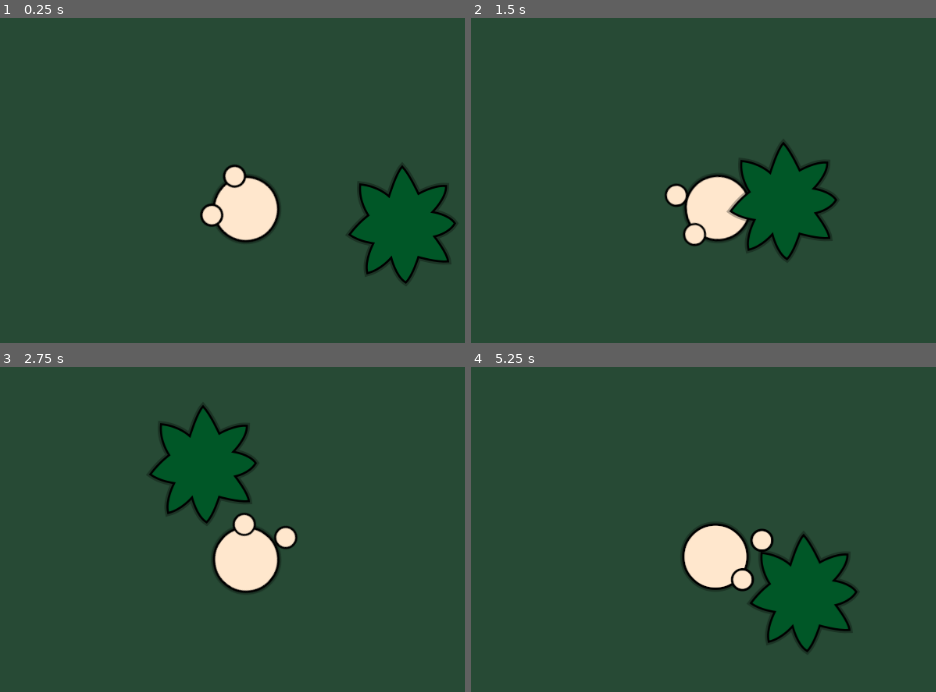
Above: before the commit, frames 1-4 (two rows, left to right).
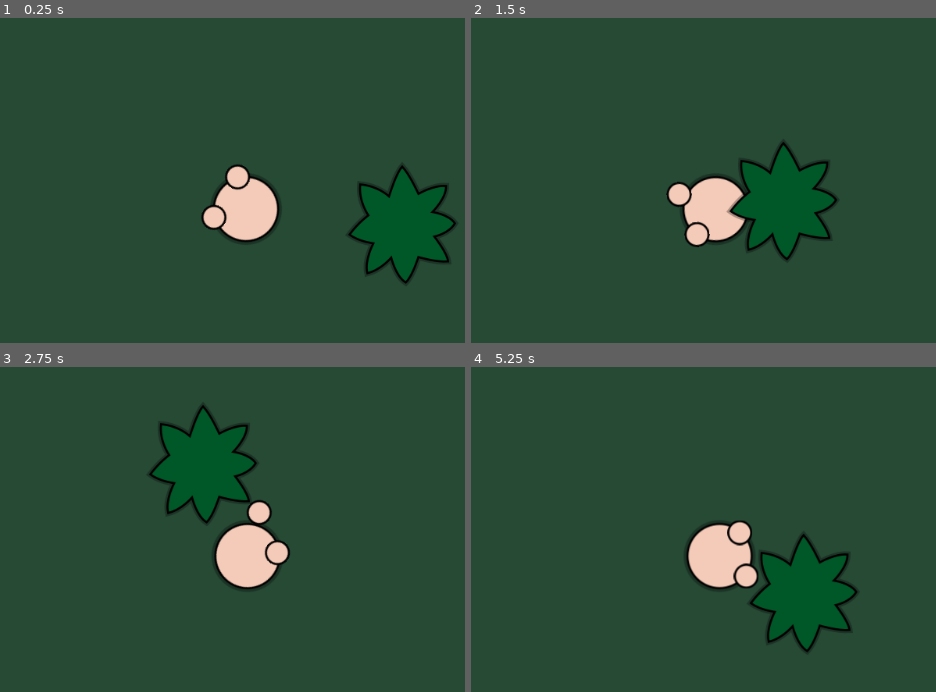
Above: after the commit, the same moments.

Repository: DRKblade/human-game
Game: Godot game, scene res://game-scene.tscn
Same seed, same stepped clock (60 frames per second), same inputs: the game is played once before the commit and once after it.
Inputs (mouse positions are in pixels of both pictures, inside the frame that each line leads up to):
- Up to frame 1 (0.25 s): no input
- Up to frame 2 (1.5 s): tap Enter at 0.5 s; move the mouse to (894, 187) at 0.52 s; press the mouse at (894, 187) at 0.53 s; hold Right (ui_right) 0.53-1.28 s; move the mouse to (554, 232) at 1.27 s; release the mouse at (554, 232) at 1.28 s; hold Down (ui_down) from 1.28 s (still down); click (554, 232) at 1.35 s
- Up to frame 3 (2.75 s): move the mouse to (325, 454) at 2.02 s; release Down (ui_down) at 2.03 s; press the mouse at (325, 454) at 2.03 s; hold Right (ui_right) from 2.03 s (still down)
- Up to frame 4 (5.25 s): move the mouse to (675, 653) at 2.77 s; release Right (ui_right) at 2.78 s; release the mouse at (675, 653) at 2.78 s; hold Up (ui_up) 2.78-3.53 s; click (675, 653) at 2.85 s; move the mouse to (outside the picture) at 3.52 s; press the mouse at (outside the picture) at 3.53 s; hold Left (ui_left) 3.53-5.03 s; move the mouse to (475, 487) at 4.27 s; release the mouse at (475, 487) at 4.28 s; click (475, 487) at 4.35 s; move the mouse to (759, 558) at 5.02 s; press the mouse at (759, 558) at 5.03 s; hold Down (ui_down) from 5.03 s (still down)

The runs differ from the first frame. In frame 1, 2.3% of the frame differs, in the area x 43-60%, y 44-69%; in frame 2, 2.5%; in frame 3, 3.2%, in the area x 45-65%, y 40-70%; in frame 4, 3.1%.

Commit message:
Add animation

Diff:
--- a/Player.gd
+++ b/Player.gd
@@ -6,30 +6,36 @@
 # punching
 var punch_change_hand = 0.8
 var punch_current_hand = true
+var punch_queued = false
 
 var direction = Vector2()
 var velocity = Vector2()
 
 func _ready():
-    $spr.connect("animation_finished", self, "on_finished")
+	$anim.play("idle")
 
-func on_finished():
-	$spr.playing=false
-	print("ended")
+func _anim_process():
+	print("check")
+	if direction != Vector2.ZERO:
+		$anim.current_animation = "move"
+	if direction == Vector2.ZERO:
+		$anim.current_animation = "idle"
+	if Input.is_action_pressed("game_click") or punch_queued:
+		$anim.play("punch1" if punch_current_hand else "punch2")
+		if randf() < punch_change_hand:
+			punch_current_hand = !punch_current_hand
+		print("punch")
+		$audio.play()
+		punch_queued = false
+
 
 func _physics_process(delta):
 	direction.x = int(Input.is_action_pressed("ui_right")) - int(Input.is_action_pressed("ui_left"))
 	direction.y = int(Input.is_action_pressed("ui_down")) - int(Input.is_action_pressed("ui_up"))
 	velocity = direction * speed
 	move_and_slide(velocity, Vector2(0, -1))
-	if Input.is_action_pressed("game_click") and !$spr.playing:
-		$spr.animation = "punch1" if punch_current_hand else "punch2"
-		if randf() < punch_change_hand:
-			punch_current_hand = !punch_current_hand
-		$spr.playing = true
-		$spr.frame = 0
-		print("punch")
-		$audio.play()
 
 func _process(delta):
 	look_at(get_global_mouse_position())
+	if Input.is_action_just_pressed("game_click"):
+		punch_queued = true
--- /dev/null
+++ b/Player.tres
@@ -0,0 +1,65 @@
+[gd_resource type="Animation" format=2]
+
+[resource]
+length = 0.5
+step = 0.05
+tracks/0/type = "bezier"
+tracks/0/path = NodePath("body/hand1:position:x")
+tracks/0/interp = 1
+tracks/0/loop_wrap = true
+tracks/0/imported = false
+tracks/0/enabled = true
+tracks/0/keys = {
+"points": PoolRealArray( -30, -0.125, 0, 0.125, 0, -16.75, -0.125, 0, 0.125, 0, -30, -0.125, 0, 0.125, 0 ),
+"times": PoolRealArray( 0, 0.25, 0.5 )
+}
+tracks/1/type = "bezier"
+tracks/1/path = NodePath("body/hand1:position:y")
+tracks/1/interp = 1
+tracks/1/loop_wrap = true
+tracks/1/imported = false
+tracks/1/enabled = true
+tracks/1/keys = {
+"points": PoolRealArray( 30, -0.125, 0, 0.125, 0, 53.82, -0.125, 0, 0.125, 0, 30, -0.125, 0, 0.125, 0 ),
+"times": PoolRealArray( 0, 0.25, 0.5 )
+}
+tracks/2/type = "bezier"
+tracks/2/path = NodePath("body/hand2:position:x")
+tracks/2/interp = 1
+tracks/2/loop_wrap = true
+tracks/2/imported = false
+tracks/2/enabled = true
+tracks/2/keys = {
+"points": PoolRealArray( 30, -0.125, 0, 0.125, 0, 26, -0.125, 0, 0.125, 0, 30, -0.125, 0, 0.125, 0 ),
+"times": PoolRealArray( 0, 0.25, 0.5 )
+}
+tracks/3/type = "bezier"
+tracks/3/path = NodePath("body/hand2:position:y")
+tracks/3/interp = 1
+tracks/3/loop_wrap = true
+tracks/3/imported = false
+tracks/3/enabled = true
+tracks/3/keys = {
+"points": PoolRealArray( 30, -0.125, 0, 0.125, 0, 26, -0.125, 0, 0.125, 0, 30, -0.125, 0, 0.125, 0 ),
+"times": PoolRealArray( 0, 0.25, 0.5 )
+}
+tracks/4/type = "bezier"
+tracks/4/path = NodePath("body:position:y")
+tracks/4/interp = 1
+tracks/4/loop_wrap = true
+tracks/4/imported = false
+tracks/4/enabled = true
+tracks/4/keys = {
+"points": PoolRealArray( 0, -0.125, 0, 0.125, 0 ),
+"times": PoolRealArray( 0 )
+}
+tracks/5/type = "bezier"
+tracks/5/path = NodePath("body:position:x")
+tracks/5/interp = 1
+tracks/5/loop_wrap = true
+tracks/5/imported = false
+tracks/5/enabled = true
+tracks/5/keys = {
+"points": PoolRealArray( 0, -0.125, 0, 0.125, 0, 4, -0.125, 0, 0.125, 0, 0, -0.125, 0, 0.125, 0 ),
+"times": PoolRealArray( 0, 0.25, 0.5 )
+}
--- a/Player.tscn
+++ b/Player.tscn
@@ -1,88 +1,297 @@
-[gd_scene load_steps=54 format=2]
+[gd_scene load_steps=12 format=2]
 
 [ext_resource path="res://Player.gd" type="Script" id=1]
-[ext_resource path="res://Animations/character.png" type="Texture" id=2]
-[ext_resource path="res://Animations/Punch1/character.0000.png" type="Texture" id=3]
-[ext_resource path="res://Animations/Punch1/character.0001.png" type="Texture" id=4]
-[ext_resource path="res://Animations/Punch1/character.0002.png" type="Texture" id=5]
-[ext_resource path="res://Animations/Punch1/character.0003.png" type="Texture" id=6]
-[ext_resource path="res://Animations/Punch1/character.0004.png" type="Texture" id=7]
-[ext_resource path="res://Animations/Punch1/character.0005.png" type="Texture" id=8]
-[ext_resource path="res://Animations/Punch1/character.0006.png" type="Texture" id=9]
-[ext_resource path="res://Animations/Punch1/character.0007.png" type="Texture" id=10]
-[ext_resource path="res://Animations/Punch1/character.0008.png" type="Texture" id=11]
-[ext_resource path="res://Animations/Punch1/character.0009.png" type="Texture" id=12]
-[ext_resource path="res://Animations/Punch1/character.0010.png" type="Texture" id=13]
-[ext_resource path="res://Animations/Punch1/character.0011.png" type="Texture" id=14]
-[ext_resource path="res://Animations/Punch1/character.0012.png" type="Texture" id=15]
-[ext_resource path="res://Animations/Punch1/character.0013.png" type="Texture" id=16]
-[ext_resource path="res://Animations/Punch1/character.0014.png" type="Texture" id=17]
-[ext_resource path="res://Animations/Punch1/character.0015.png" type="Texture" id=18]
-[ext_resource path="res://Animations/Punch1/character.0016.png" type="Texture" id=19]
-[ext_resource path="res://Animations/Punch1/character.0017.png" type="Texture" id=20]
-[ext_resource path="res://Animations/Punch1/character.0018.png" type="Texture" id=21]
-[ext_resource path="res://Animations/Punch1/character.0019.png" type="Texture" id=22]
-[ext_resource path="res://Animations/Punch1/character.0020.png" type="Texture" id=23]
-[ext_resource path="res://Animations/Punch1/character.0021.png" type="Texture" id=24]
-[ext_resource path="res://Animations/Punch1/character.0022.png" type="Texture" id=25]
-[ext_resource path="res://Animations/Punch1/character.0023.png" type="Texture" id=26]
-[ext_resource path="res://Animations/Punch2/character.0024.png" type="Texture" id=27]
-[ext_resource path="res://Animations/Punch2/character.0025.png" type="Texture" id=28]
-[ext_resource path="res://Animations/Punch2/character.0026.png" type="Texture" id=29]
-[ext_resource path="res://Animations/Punch2/character.0027.png" type="Texture" id=30]
-[ext_resource path="res://Animations/Punch2/character.0028.png" type="Texture" id=31]
-[ext_resource path="res://Animations/Punch2/character.0029.png" type="Texture" id=32]
-[ext_resource path="res://Animations/Punch2/character.0030.png" type="Texture" id=33]
-[ext_resource path="res://Animations/Punch2/character.0031.png" type="Texture" id=34]
-[ext_resource path="res://Animations/Punch2/character.0032.png" type="Texture" id=35]
-[ext_resource path="res://Animations/Punch2/character.0033.png" type="Texture" id=36]
-[ext_resource path="res://Animations/Punch2/character.0034.png" type="Texture" id=37]
-[ext_resource path="res://Animations/Punch2/character.0035.png" type="Texture" id=38]
-[ext_resource path="res://Animations/Punch2/character.0036.png" type="Texture" id=39]
-[ext_resource path="res://Animations/Punch2/character.0037.png" type="Texture" id=40]
-[ext_resource path="res://Animations/Punch2/character.0038.png" type="Texture" id=41]
-[ext_resource path="res://Animations/Punch2/character.0039.png" type="Texture" id=42]
-[ext_resource path="res://Animations/Punch2/character.0040.png" type="Texture" id=43]
-[ext_resource path="res://Animations/Punch2/character.0041.png" type="Texture" id=44]
-[ext_resource path="res://Animations/Punch2/character.0042.png" type="Texture" id=45]
-[ext_resource path="res://Animations/Punch2/character.0043.png" type="Texture" id=46]
-[ext_resource path="res://Animations/Punch2/character.0044.png" type="Texture" id=47]
-[ext_resource path="res://Animations/Punch2/character.0045.png" type="Texture" id=48]
-[ext_resource path="res://Animations/Punch2/character.0046.png" type="Texture" id=49]
-[ext_resource path="res://Animations/Punch2/character.0047.png" type="Texture" id=50]
-[ext_resource path="res://whoosh.wav" type="AudioStream" id=51]
-
-[sub_resource type="SpriteFrames" id=1]
-animations = [ {
-"frames": [ ExtResource( 2 ) ],
-"loop": true,
-"name": "default",
-"speed": 5.0
+[ext_resource path="res://character-body.svg" type="Texture" id=2]
+[ext_resource path="res://character-hand.svg" type="Texture" id=3]
+[ext_resource path="res://whoosh.wav" type="AudioStream" id=4]
+
+[sub_resource type="CircleShape2D" id=1]
+
+[sub_resource type="CircleShape2D" id=2]
+
+[sub_resource type="CircleShape2D" id=3]
+
+[sub_resource type="Animation" id=4]
+resource_name = "idle"
+length = 0.1
+loop = true
+step = 0.05
+tracks/0/type = "value"
+tracks/0/path = NodePath("body:position")
+tracks/0/interp = 1
+tracks/0/loop_wrap = true
+tracks/0/imported = false
+tracks/0/enabled = true
+tracks/0/keys = {
+"times": PoolRealArray( 9.30205e-05 ),
+"transitions": PoolRealArray( 1 ),
+"update": 0,
+"values": [ Vector2( 0, 0 ) ]
+}
+tracks/1/type = "value"
+tracks/1/path = NodePath("body/hand1:position")
+tracks/1/interp = 1
+tracks/1/loop_wrap = true
+tracks/1/imported = false
+tracks/1/enabled = true
+tracks/1/keys = {
+"times": PoolRealArray( 9.30205e-05 ),
+"transitions": PoolRealArray( 1 ),
+"update": 0,
+"values": [ Vector2( -30, 30 ) ]
+}
+tracks/2/type = "value"
+tracks/2/path = NodePath("body/hand2:position")
+tracks/2/interp = 1
+tracks/2/loop_wrap = true
+tracks/2/imported = false
+tracks/2/enabled = true
+tracks/2/keys = {
+"times": PoolRealArray( 9.30205e-05 ),
+"transitions": PoolRealArray( 1 ),
+"update": 0,
+"values": [ Vector2( 30, 30 ) ]
+}
+tracks/3/type = "method"
+tracks/3/path = NodePath(".")
+tracks/3/interp = 1
+tracks/3/loop_wrap = true
+tracks/3/imported = false
+tracks/3/enabled = true
+tracks/3/keys = {
+"times": PoolRealArray( 0 ),
+"transitions": PoolRealArray( 1 ),
+"values": [ {
+"args": [  ],
+"method": "_anim_process"
+} ]
+}
+
+[sub_resource type="Animation" id=5]
+resource_name = "move"
+length = 0.8
+loop = true
+tracks/0/type = "value"
+tracks/0/path = NodePath("body:position")
+tracks/0/interp = 1
+tracks/0/loop_wrap = true
+tracks/0/imported = false
+tracks/0/enabled = true
+tracks/0/keys = {
+"times": PoolRealArray( 9.30205e-05, 0.2, 0.4, 0.6, 0.8 ),
+"transitions": PoolRealArray( 1, 1, 1, 1, 1 ),
+"update": 0,
+"values": [ Vector2( 0, 0 ), Vector2( 4, -3 ), Vector2( 0, 0 ), Vector2( 4, -3 ), Vector2( 0, 0 ) ]
+}
+tracks/1/type = "value"
+tracks/1/path = NodePath("body/hand1:position")
+tracks/1/interp = 1
+tracks/1/loop_wrap = true
+tracks/1/imported = false
+tracks/1/enabled = true
+tracks/1/keys = {
+"times": PoolRealArray( 9.30205e-05, 0.2, 0.4, 0.6, 0.8 ),
+"transitions": PoolRealArray( 1, 1, 1, 1, 1 ),
+"update": 0,
+"values": [ Vector2( -30, 30 ), Vector2( -25, 35 ), Vector2( -30, 30 ), Vector2( -30, 25 ), Vector2( -30, 30 ) ]
+}
+tracks/2/type = "value"
+tracks/2/path = NodePath("body/hand2:position")
+tracks/2/interp = 1
+tracks/2/loop_wrap = true
+tracks/2/imported = false
+tracks/2/enabled = true
+tracks/2/keys = {
+"times": PoolRealArray( 9.30205e-05, 0.2, 0.4, 0.6, 0.8 ),
+"transitions": PoolRealArray( 1, 1, 1, 1, 1 ),
+"update": 0,
+"values": [ Vector2( 30, 30 ), Vector2( 30, 25 ), Vector2( 30, 30 ), Vector2( 25, 35 ), Vector2( 30, 30 ) ]
+}
+tracks/3/type = "method"
+tracks/3/path = NodePath(".")
+tracks/3/interp = 1
+tracks/3/loop_wrap = true
+tracks/3/imported = false
+tracks/3/enabled = true
+tracks/3/keys = {
+"times": PoolRealArray( 0, 0.4 ),
+"transitions": PoolRealArray( 1, 1 ),
+"values": [ {
+"args": [  ],
+"method": "_anim_process"
 }, {
-"frames": [ ExtResource( 3 ), ExtResource( 4 ), ExtResource( 5 ), ExtResource( 6 ), ExtResource( 7 ), ExtResource( 8 ), ExtResource( 9 ), ExtResource( 10 ), ExtResource( 11 ), ExtResource( 12 ), ExtResource( 13 ), ExtResource( 14 ), ExtResource( 15 ), ExtResource( 16 ), ExtResource( 17 ), ExtResource( 18 ), ExtResource( 19 ), ExtResource( 20 ), ExtResource( 21 ), ExtResource( 22 ), ExtResource( 23 ), ExtResource( 24 ), ExtResource( 25 ), ExtResource( 26 ) ],
-"loop": false,
-"name": "punch1",
-"speed": 60.0
-}, {
-"frames": [ ExtResource( 27 ), ExtResource( 28 ), ExtResource( 29 ), ExtResource( 30 ), ExtResource( 31 ), ExtResource( 32 ), ExtResource( 33 ), ExtResource( 34 ), ExtResource( 35 ), ExtResource( 36 ), ExtResource( 37 ), ExtResource( 38 ), ExtResource( 39 ), ExtResource( 40 ), ExtResource( 41 ), ExtResource( 42 ), ExtResource( 43 ), ExtResource( 44 ), ExtResource( 45 ), ExtResource( 46 ), ExtResource( 47 ), ExtResource( 48 ), ExtResource( 49 ), ExtResource( 50 ) ],
-"loop": false,
-"name": "punch2",
-"speed": 60.0
-} ]
-
-[sub_resource type="CircleShape2D" id=2]
+"args": [  ],
+"method": "_anim_process"
+} ]
+}
+
+[sub_resource type="Animation" id=6]
+resource_name = "punch1"
+length = 0.4
+loop = true
+tracks/0/type = "value"
+tracks/0/path = NodePath("body:position")
+tracks/0/interp = 2
+tracks/0/loop_wrap = true
+tracks/0/imported = false
+tracks/0/enabled = true
+tracks/0/keys = {
+"times": PoolRealArray( 0, 0.2, 0.4 ),
+"transitions": PoolRealArray( 1, 1, 1 ),
+"update": 0,
+"values": [ Vector2( 0, 0 ), Vector2( 4, 0 ), Vector2( 0, 0 ) ]
+}
+tracks/1/type = "value"
+tracks/1/path = NodePath("body/hand1:position")
+tracks/1/interp = 2
+tracks/1/loop_wrap = true
+tracks/1/imported = false
+tracks/1/enabled = true
+tracks/1/keys = {
+"times": PoolRealArray( 0, 0.2, 0.4 ),
+"transitions": PoolRealArray( 1, 1, 1 ),
+"update": 0,
+"values": [ Vector2( -30, 30 ), Vector2( -20, 60 ), Vector2( -30, 30 ) ]
+}
+tracks/2/type = "value"
+tracks/2/path = NodePath("body/hand2:position")
+tracks/2/interp = 2
+tracks/2/loop_wrap = true
+tracks/2/imported = false
+tracks/2/enabled = true
+tracks/2/keys = {
+"times": PoolRealArray( 0, 0.2, 0.4 ),
+"transitions": PoolRealArray( 1, 1, 1 ),
+"update": 0,
+"values": [ Vector2( 30, 30 ), Vector2( 27, 26 ), Vector2( 30, 30 ) ]
+}
+tracks/3/type = "method"
+tracks/3/path = NodePath(".")
+tracks/3/interp = 1
+tracks/3/loop_wrap = true
+tracks/3/imported = false
+tracks/3/enabled = true
+tracks/3/keys = {
+"times": PoolRealArray( 0.4 ),
+"transitions": PoolRealArray( 1 ),
+"values": [ {
+"args": [  ],
+"method": "_anim_process"
+} ]
+}
+
+[sub_resource type="Animation" id=7]
+resource_name = "punch2"
+length = 0.4
+loop = true
+tracks/0/type = "value"
+tracks/0/path = NodePath("body:position")
+tracks/0/interp = 2
+tracks/0/loop_wrap = true
+tracks/0/imported = false
+tracks/0/enabled = true
+tracks/0/keys = {
+"times": PoolRealArray( 0, 0.2, 0.4 ),
+"transitions": PoolRealArray( 1, 1, 1 ),
+"update": 0,
+"values": [ Vector2( 0, 0 ), Vector2( 4, 0 ), Vector2( 0, 0 ) ]
+}
+tracks/1/type = "value"
+tracks/1/path = NodePath("body/hand2:position")
+tracks/1/interp = 2
+tracks/1/loop_wrap = true
+tracks/1/imported = false
+tracks/1/enabled = true
+tracks/1/keys = {
+"times": PoolRealArray( 0, 0.2, 0.4 ),
+"transitions": PoolRealArray( 1, 1, 1 ),
+"update": 0,
+"values": [ Vector2( 30, 30 ), Vector2( 20, 60 ), Vector2( 30, 30 ) ]
+}
+tracks/2/type = "value"
+tracks/2/path = NodePath("body/hand1:position")
+tracks/2/interp = 2
+tracks/2/loop_wrap = true
+tracks/2/imported = false
+tracks/2/enabled = true
+tracks/2/keys = {
+"times": PoolRealArray( 0, 0.2, 0.4 ),
+"transitions": PoolRealArray( 1, 1, 1 ),
+"update": 0,
+"values": [ Vector2( -30, 30 ), Vector2( -27, 26 ), Vector2( -30, 30 ) ]
+}
+tracks/3/type = "method"
+tracks/3/path = NodePath(".")
+tracks/3/interp = 1
+tracks/3/loop_wrap = true
+tracks/3/imported = false
+tracks/3/enabled = true
+tracks/3/keys = {
+"times": PoolRealArray( 0.4 ),
+"transitions": PoolRealArray( 1 ),
+"values": [ {
+"args": [  ],
+"method": "_anim_process"
+} ]
+}
 
 [node name="Player" type="KinematicBody2D"]
 script = ExtResource( 1 )
 
-[node name="spr" type="AnimatedSprite" parent="."]
-position = Vector2( 12.13, 0 )
-rotation = -1.5708
-frames = SubResource( 1 )
-
-[node name="col" type="CollisionShape2D" parent="."]
+[node name="body" type="Area2D" parent="."]
+rotation = -1.5708
+collision_layer = 2
+collision_mask = 2
+
+[node name="spr" type="Sprite" parent="body"]
+rotation = -1.5708
+texture = ExtResource( 2 )
+
+[node name="hit-col" type="CollisionShape2D" parent="body"]
+visible = false
+rotation = -1.5708
 scale = Vector2( 4, 4 )
+shape = SubResource( 1 )
+
+[node name="hand1" type="KinematicBody2D" parent="body"]
+position = Vector2( -30, 30 )
+rotation = -1.5708
+collision_layer = 2
+collision_mask = 2
+
+[node name="spr" type="Sprite" parent="body/hand1"]
+texture = ExtResource( 3 )
+
+[node name="col" type="CollisionShape2D" parent="body/hand1"]
+visible = false
+scale = Vector2( 1.33, 1.33 )
 shape = SubResource( 2 )
 
+[node name="hand2" type="KinematicBody2D" parent="body"]
+position = Vector2( 30, 30 )
+rotation = -1.5708
+collision_layer = 2
+collision_mask = 2
+
+[node name="spr" type="Sprite" parent="body/hand2"]
+texture = ExtResource( 3 )
+
+[node name="col" type="CollisionShape2D" parent="body/hand2"]
+visible = false
+scale = Vector2( 1.33, 1.33 )
+shape = SubResource( 2 )
+
 [node name="audio" type="AudioStreamPlayer2D" parent="."]
-stream = ExtResource( 51 )
+position = Vector2( -5.88882, 7.91311 )
+stream = ExtResource( 4 )
+
+[node name="movement-col" type="CollisionShape2D" parent="."]
+visible = false
+scale = Vector2( 4, 4 )
+shape = SubResource( 3 )
+
+[node name="anim" type="AnimationPlayer" parent="."]
+anims/idle = SubResource( 4 )
+anims/move = SubResource( 5 )
+anims/punch1 = SubResource( 6 )
+anims/punch2 = SubResource( 7 )
--- a/character-body.svg
+++ b/character-body.svg
@@ -27,7 +27,7 @@
      inkscape:pageopacity="0.0"
      inkscape:pageshadow="2"
      inkscape:zoom="3.959798"
-     inkscape:cx="71.370032"
+     inkscape:cx="23.766594"
      inkscape:cy="96.869604"
      inkscape:document-units="mm"
      inkscape:current-layer="layer1"
@@ -46,7 +46,7 @@
         <dc:format>image/svg+xml</dc:format>
         <dc:type
            rdf:resource="http://purl.org/dc/dcmitype/StillImage" />
-        <dc:title></dc:title>
+        <dc:title />
       </cc:Work>
     </rdf:RDF>
   </metadata>
@@ -58,17 +58,17 @@
     <path
        sodipodi:type="inkscape:offset"
        inkscape:radius="0"
-       inkscape:original="M 16.933594 265.91406 A 14.153497 14.153497 0 0 0 2.7792969 280.06641 A 14.153497 14.153497 0 0 0 16.933594 294.2207 A 14.153497 14.153497 0 0 0 31.085938 280.06641 A 14.153497 14.153497 0 0 0 16.933594 265.91406 z "
+       inkscape:original="M 16.933594 269.18945 A 10.87756 10.87756 0 0 0 6.0546875 280.06641 A 10.87756 10.87756 0 0 0 16.933594 290.94531 A 10.87756 10.87756 0 0 0 27.810547 280.06641 A 10.87756 10.87756 0 0 0 16.933594 269.18945 z "
        xlink:href="#path1391"
        style="opacity:0.31000001;vector-effect:none;fill:#f0d1c4;fill-opacity:1;stroke:#000000;stroke-width:2.0999999;stroke-linecap:butt;stroke-linejoin:miter;stroke-miterlimit:4;stroke-dasharray:none;stroke-dashoffset:0;stroke-opacity:1"
        id="path1408"
        inkscape:href="#path1391"
-       d="M 16.933594,265.91406 A 14.153497,14.153497 0 0 0 2.7792969,280.06641 14.153497,14.153497 0 0 0 16.933594,294.2207 14.153497,14.153497 0 0 0 31.085938,280.06641 14.153497,14.153497 0 0 0 16.933594,265.91406 Z" />
+       d="M 16.933594,268.94922 A 11.118169,11.118169 0 0 0 5.8144531,280.06641 11.118169,11.118169 0 0 0 16.933594,291.18555 11.118169,11.118169 0 0 0 28.050781,280.06641 11.118169,11.118169 0 0 0 16.933594,268.94922 Z" />
     <circle
-       style="opacity:1;vector-effect:none;fill:#f0d1c4;fill-opacity:1;stroke:#000000;stroke-width:0.69999999;stroke-linecap:butt;stroke-linejoin:miter;stroke-miterlimit:4;stroke-dasharray:none;stroke-dashoffset:0;stroke-opacity:1"
+       style="opacity:1;vector-effect:none;fill:#f5cbb9;fill-opacity:1;stroke:#000000;stroke-width:0.7;stroke-linecap:butt;stroke-linejoin:miter;stroke-miterlimit:4;stroke-dasharray:none;stroke-dashoffset:0;stroke-opacity:1"
        id="path1391"
-       cx="16.932837"
-       cy="280.0668"
-       r="14.153497" />
+       cx="16.932785"
+       cy="280.06693"
+       r="10.87756" />
   </g>
 </svg>
--- a/character-hand.svg
+++ b/character-hand.svg
@@ -9,9 +9,9 @@
    xmlns="http://www.w3.org/2000/svg"
    xmlns:sodipodi="http://sodipodi.sourceforge.net/DTD/sodipodi-0.dtd"
    xmlns:inkscape="http://www.inkscape.org/namespaces/inkscape"
-   width="64"
-   height="64"
-   viewBox="0 0 16.933333 16.933333"
+   width="32"
+   height="32"
+   viewBox="0 0 8.4666665 8.4666665"
    version="1.1"
    id="svg846"
    inkscape:version="0.92.4 (f8dce91, 2019-08-02)"
@@ -25,9 +25,9 @@
      borderopacity="1.0"
      inkscape:pageopacity="0.0"
      inkscape:pageshadow="2"
-     inkscape:zoom="3.959798"
-     inkscape:cx="65.940458"
-     inkscape:cy="31.209686"
+     inkscape:zoom="7.919596"
+     inkscape:cx="21.147226"
+     inkscape:cy="23.552856"
      inkscape:document-units="mm"
      inkscape:current-layer="layer1"
      showgrid="false"
@@ -53,12 +53,12 @@
      inkscape:label="Layer 1"
      inkscape:groupmode="layer"
      id="layer1"
-     transform="translate(0,-280.06665)">
+     transform="translate(0,-288.53332)">
     <circle
-       style="opacity:1;vector-effect:none;fill:#f0d1c4;fill-opacity:1;stroke:#000000;stroke-width:0.69999999;stroke-linecap:butt;stroke-linejoin:miter;stroke-miterlimit:4;stroke-dasharray:none;stroke-dashoffset:0;stroke-opacity:1"
+       style="opacity:1;vector-effect:none;fill:#f5cbb9;fill-opacity:1;stroke:#000000;stroke-width:0.69969082;stroke-linecap:butt;stroke-linejoin:miter;stroke-miterlimit:4;stroke-dasharray:none;stroke-dashoffset:0;stroke-opacity:1"
        id="path1391"
-       cx="8.4666662"
-       cy="288.53333"
-       r="5.5138426" />
+       cx="4.2314625"
+       cy="292.76852"
+       r="3.8834879" />
   </g>
 </svg>
--- a/project.godot
+++ b/project.godot
@@ -15,7 +15,7 @@
 
 [application]
 
-config/name="Person Game"
+config/name="Human"
 run/main_scene="res://game-scene.tscn"
 config/icon="res://icon.png"
 
@@ -55,6 +55,11 @@
  ]
 }
 
+[layer_names]
+
+2d_physics/layer_1="movement"
+2d_physics/layer_2="hit"
+
 [rendering]
 
 environment/default_clear_color=Color( 0.156863, 0.294118, 0.211765, 1 )
